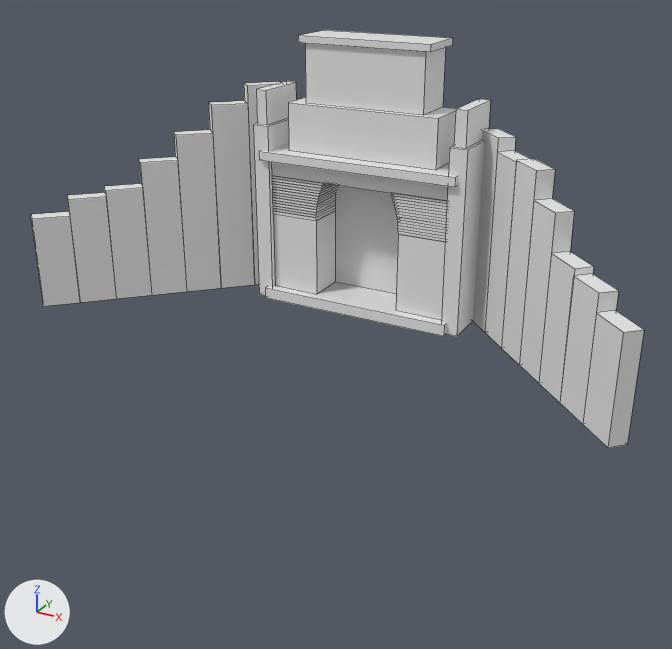
An edit to the OBJ model assets/hearth/hearth_corner.obj, drawn before and after from the same camera.
Before and after are seen from a camera (50 mm lens) standing at (71.6, -142.5, 65.5) and looking at (1.4, -14.8, 1.6). Arrows for +X, +Y and +Z are at lower left; the lights stay in place. The first picture is the older version. Mesh edges are drawn as thin lines. Where no turn or scale is listed for an object, it has been applied to the vertices. Vertices at exactly the same position are counted once.

In view in the first picture: 'hearth_corner'.
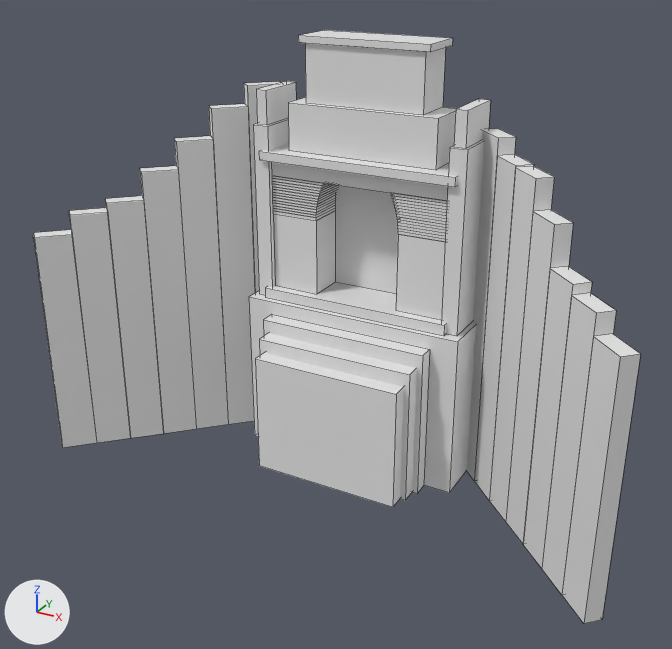
The newer file is also turned or shifted as a whole; pictures and numbers use the older file's frame.

Changed parts and their boxes [x1, y1, x2, y2] in the pictures (672 x 649 px; the box of a moved part takes in the faces that stretch with it):
'hearth_corner', reshaped (42% taller): before [31, 30, 644, 448]; after [34, 30, 640, 624]
part 1 of me_hearth_corner, added: after [249, 291, 476, 493]
part 2 of me_hearth_corner, added: after [263, 314, 430, 493]
part 3 of me_hearth_corner, added: after [259, 333, 417, 500]
part 4 of me_hearth_corner, added: after [255, 353, 404, 507]
part 5 of me_hearth_corner, moved or reshaped: before [139, 157, 187, 295]; after [140, 166, 196, 434]
part 6 of me_hearth_corner, moved or reshaped: before [104, 184, 152, 299]; after [105, 196, 164, 438]
part 7 of me_hearth_corner, moved or reshaped: before [174, 130, 221, 291]; after [69, 208, 131, 443]
part 8 of me_hearth_corner, moved or reshaped: before [209, 101, 255, 288]; after [34, 230, 97, 448]
part 9 of me_hearth_corner, moved or reshaped: before [519, 199, 574, 383]; after [506, 210, 573, 544]
part 10 of me_hearth_corner, moved or reshaped: before [539, 252, 594, 403]; after [523, 266, 592, 568]
part 11 of me_hearth_corner, moved or reshaped: before [501, 159, 555, 364]; after [562, 334, 640, 624]
part 12 of me_hearth_corner, moved or reshaped: before [31, 84, 271, 306]; after [174, 84, 271, 429]
part 13 of me_hearth_corner, moved or reshaped: before [473, 131, 644, 448]; after [466, 131, 616, 594]

The edits, one by one:
me_hearth_corner is used by ob_hearth_corner; location (0.0, 0.0, 0.0).
me_hearth_corner had 380 vertices, 271 faces and spanned x -53.6..53.6, y -30.1..5.5, z 0.0..47.2.
me_hearth_corner now has 412 vertices, 295 faces and spans x -53.6..53.6, y -30.1..6.0, z -30.0..47.2.
me_hearth_corner part 1: a new loose piece, a box spanning x -21.0..21.0, y -8.0..6.0, z -30.0..0.0.
me_hearth_corner part 2: a new loose piece, a box spanning x -16.0..16.0, y -11.0..-8.0, z -30.0..-2.5.
me_hearth_corner part 3: a new loose piece, a box spanning x -15.0..15.0, y -14.0..-8.0, z -30.0..-5.0.
me_hearth_corner part 4: a new loose piece, a box spanning x -14.0..14.0, y -17.0..-8.0, z -30.0..-7.5.
me_hearth_corner part 5: the loose piece of 8 vertices spanning x -39.6..-32.8, y -16.1..-9.3, z 0.0..25.3 is scaled about its middle by (1, 1, 2.12), then moved by (0.0, 0.0, -15.9).
me_hearth_corner part 6: the loose piece of 8 vertices spanning x -44.3..-37.5, y -20.8..-14.0, z 0.0..20.8 is scaled about its middle by (1, 1, 2.34), then moved by (0.0, 0.0, -16.1).
me_hearth_corner part 7: the loose piece of 8 vertices spanning x -35.0..-28.2, y -11.5..-4.7, z 0.0..29.8 is scaled about its middle by (1, 1, 1.57), then moved by (-13.9, -13.9, -21.5).
me_hearth_corner part 8: the loose piece of 8 vertices spanning x -30.4..-23.6, y -6.9..-0.1, z 0.0..34.7 is scaled about its middle by (1, 1, 1.24), then moved by (-23.2, -23.2, -25.8).
me_hearth_corner part 9: the loose piece of 8 vertices spanning x 32.8..39.6, y -16.1..-9.3, z 0.0..27.1 is scaled about its middle by (1, 1, 2.05), then moved by (0.0, 0.0, -15.9).
me_hearth_corner part 10: the loose piece of 8 vertices spanning x 37.5..44.3, y -20.8..-14.0, z 0.0..21.0 is scaled about its middle by (1, 1, 2.32), then moved by (0.0, 0.0, -16.1).
me_hearth_corner part 11: the loose piece of 8 vertices spanning x 28.2..35.0, y -11.5..-4.7, z 0.0..31.5 is scaled about its middle by (1, 1, 1.38), then moved by (18.6, -18.6, -24.0).
Part 12, on me_hearth_corner:
12 vertices are removed from x -53.6..-18.9, y -30.1..4.6, z 0.0.
15 faces are deleted.
4 vertices in x -53.6..-46.8, y -30.1..-23.3, z 16.6 move by (18.6, 18.6, 12.1).
4 vertices move from x -48.9..-42.1, y -25.4..-18.6, z 19.6 to x -30.4..-23.6, y -6.9..-0.1, z 34.1.
12 vertices are added at x -35.0..-18.9, y -11.5..4.6, z -30.0.
15 new faces join them.
Part 13, on me_hearth_corner:
12 vertices are removed from x 18.9..53.6, y -30.1..4.6, z 0.0.
16 faces are deleted.
6 vertices move from x 42.1..53.6, y -30.1..-18.6, z 17.0..19.9 to x 23.6..35.0, y -11.5..-0.1, z 30.4..30.7.
20 vertices are added at x 18.9..48.9, y -25.4..4.6, z -30.0..30.4.
22 new faces join them.
Other edits to the shape of me_hearth_corner do not show in these pictures.
